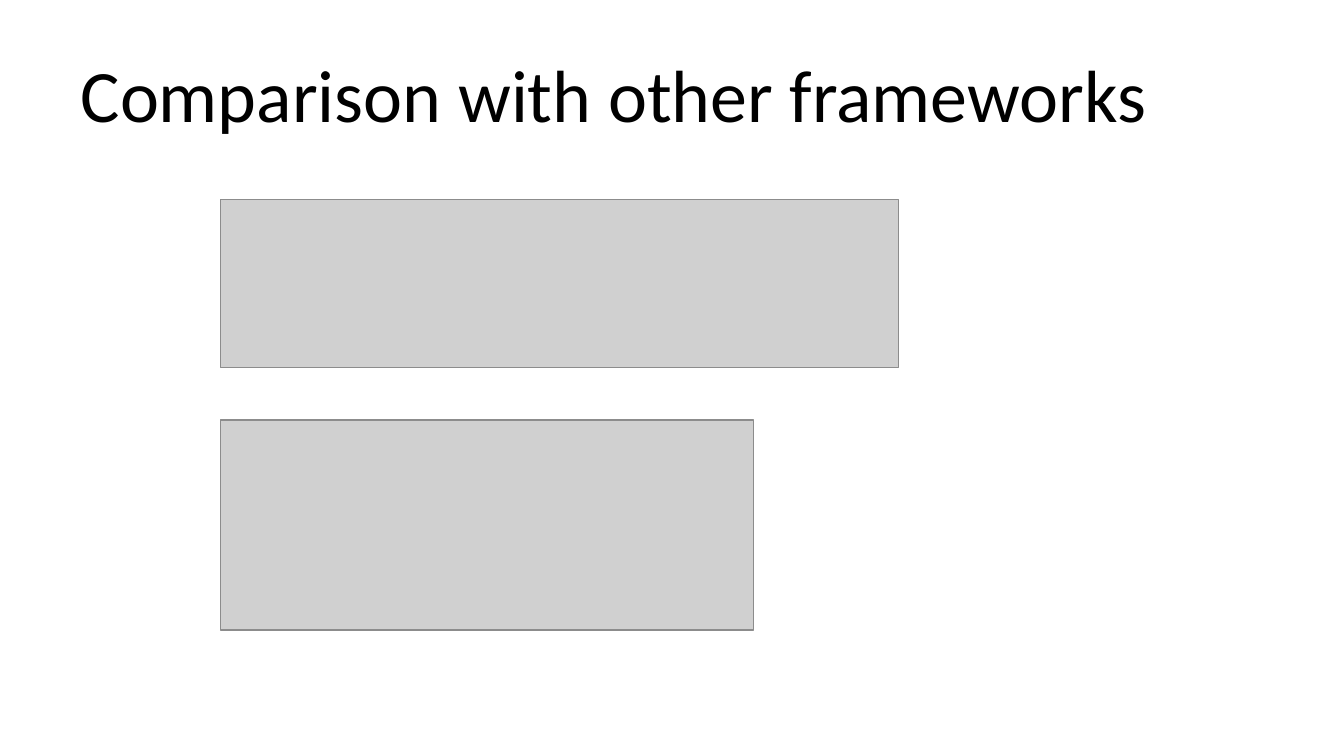
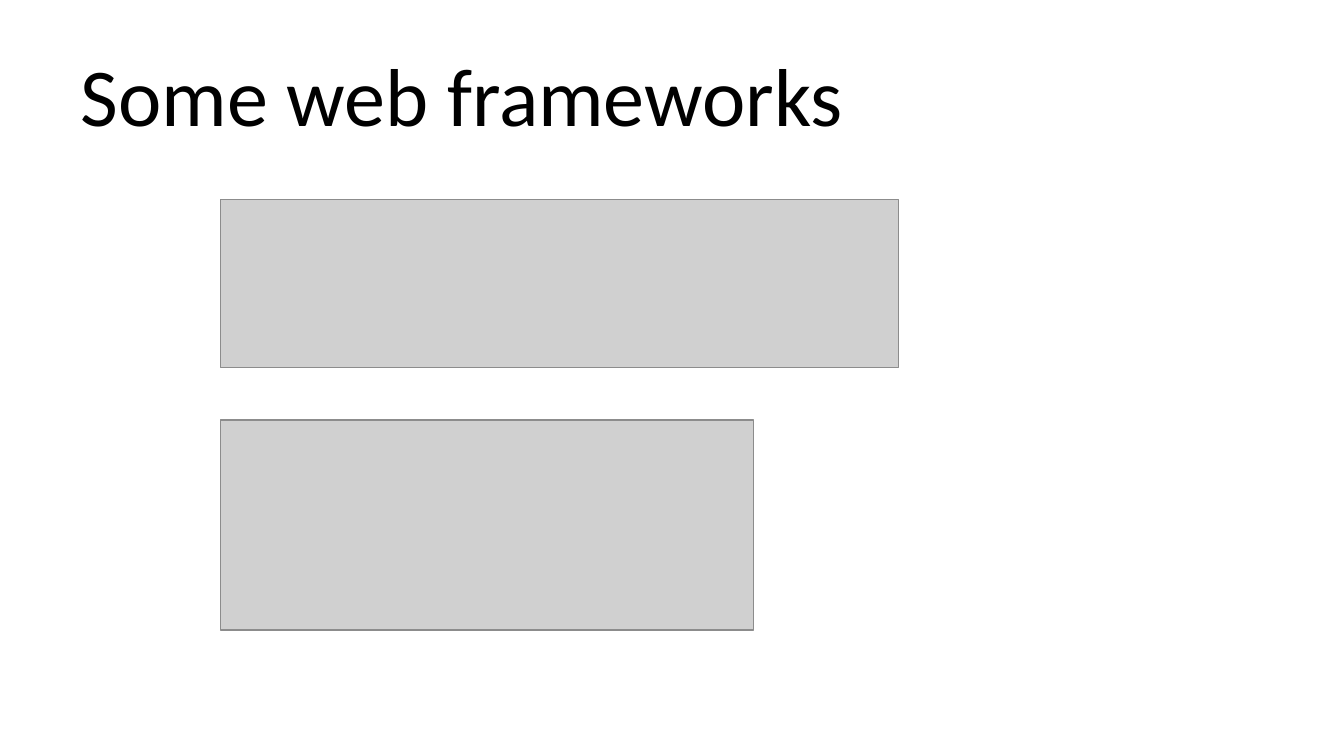
Before and after one commit to qicosmos/cppcon2018, a slide deck: slide 5 of cppcon2018.pptx (slide 12 before the commit). Drawn at 1344x756 pixels with LibreOffice and Linux fonts; fonts in the diff are those of the drawing; grey boxes stand for pictures. Boxes give left, top, right and bottom in pixels: in the first picture for what was removed or moved away, otherwise in the second. Text is boxed around its words. In the diff, an @@ line names an element or a change of style, - is before the commit and + after.

```diff
--- a/cppcon2018.pptx
+++ b/cppcon2018.pptx
@@ title at <box>81,69,843,127</box>: text changed; size 39.6 to 44 pt @@
-Comparison with other frameworks
+Some web frameworks
```
Also in this commit, not shown: 5 other slides changed, 1 slide added, 3 slides removed.
